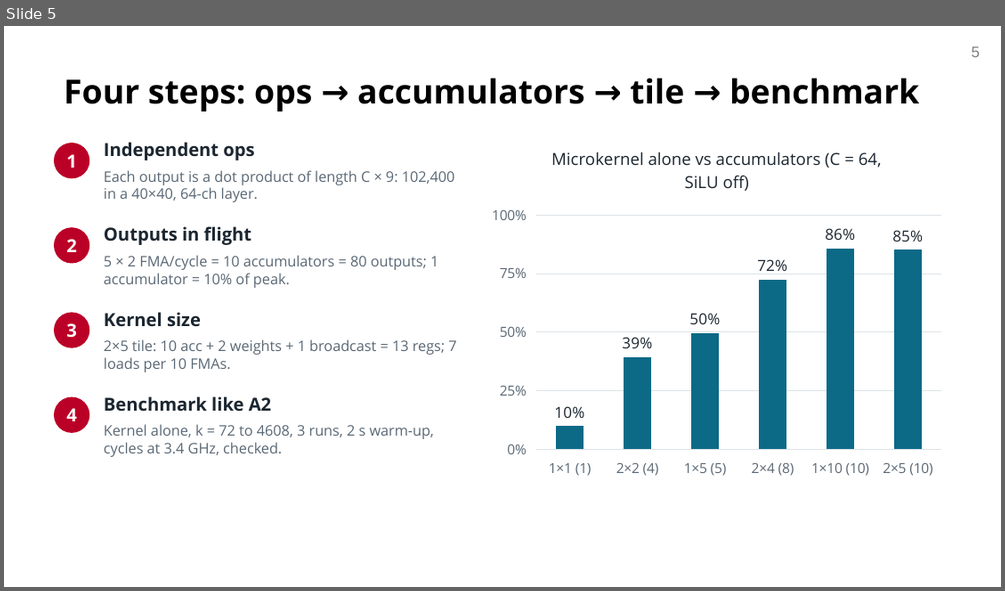
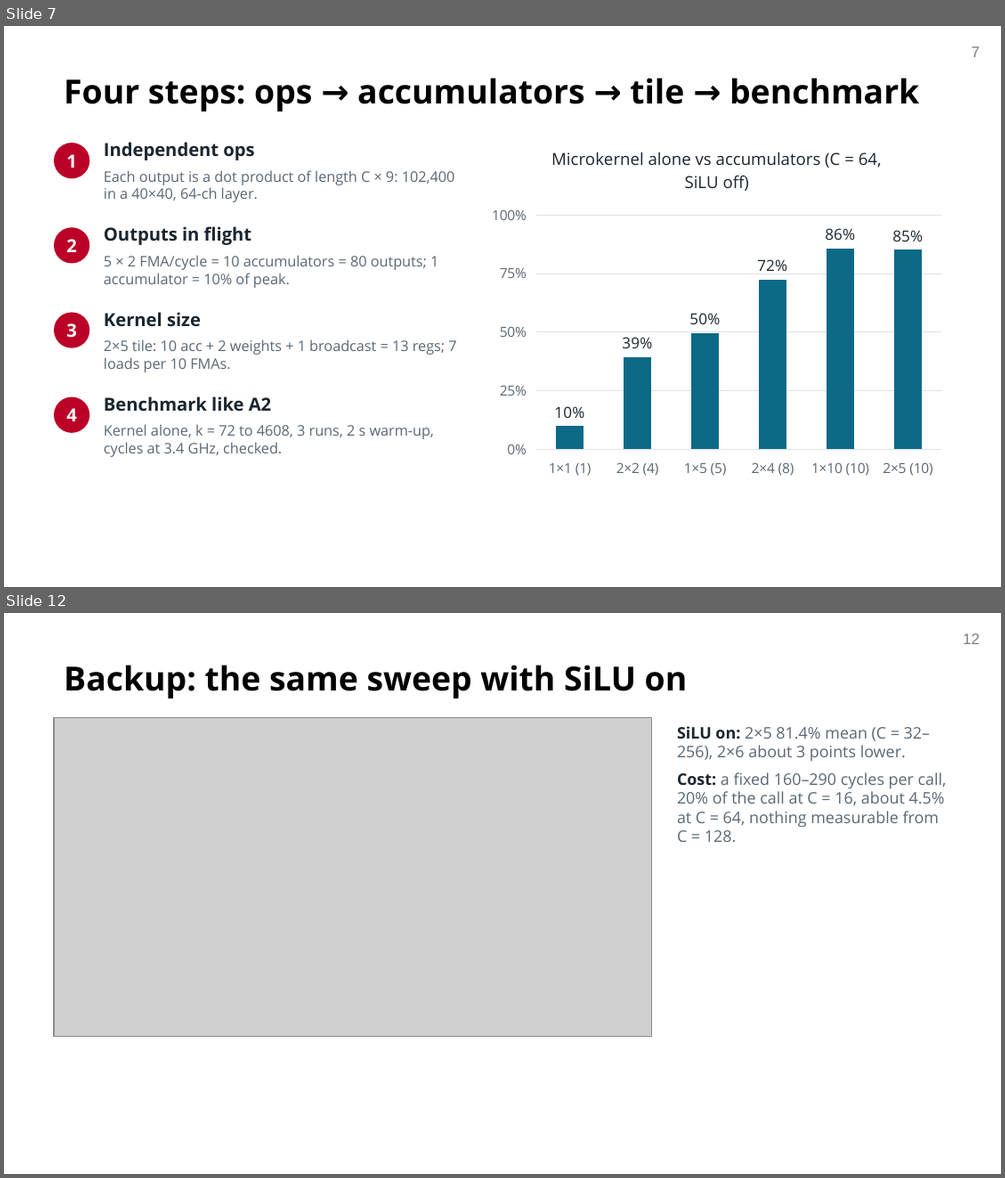
Before and after one commit to OTANK10/fast-yolov8-broadwell, a slide deck: docs/milestone/om/slides/om_mid_presentation_cmu.pptx. Shown one above the other, each under a label of ours: slide 5 before the commit, slides 7 and 12 after it; the slides between them are not shown. The pictures are 1005x591 and 1005x1178 pixels, drawn with LibreOffice and Linux fonts; fonts in the diff are those of the drawing; grey boxes stand for pictures; background and template pictures are left out. Boxes give left, top, right and bottom in pixels: in the first picture for what was removed or moved away, otherwise in the second. Text is boxed around its words. In the diff, an @@ line names an element or a change of style, - is before the commit and + after.

```diff
--- a/docs/milestone/om/slides/om_mid_presentation_cmu.pptx
+++ b/docs/milestone/om/slides/om_mid_presentation_cmu.pptx
@@ slide 12 added at [4,613,1001,1174], background #FFFFFF; not listed: 1 template element that a slide beside it also shows @@
@@ title added at [64,665,688,698], 24 pt, text #000000, bold @@
+Backup: the same sweep with SiLU on
@@ picture added at [54,718,652,1037] @@
@@ text added at [677,726,947,842], 11.5 pt, text #5A6875 @@
+SiLU on: 2×5 81.4% mean (C = 32–256), 2×6 about 3 points lower.
+Cost: a fixed 160–290 cycles per call, 20% of the call at C = 16, about 4.5% at C = 64, nothing measurable from C = 128.
@@ what was slide 5 is now slide 7 @@
@@ page number at [971,46,980,57]: text changed @@
-5
+7
```
Also in this commit, not shown: 5 slides changed, 3 other slides added, 2 slides removed, 6 other files.
